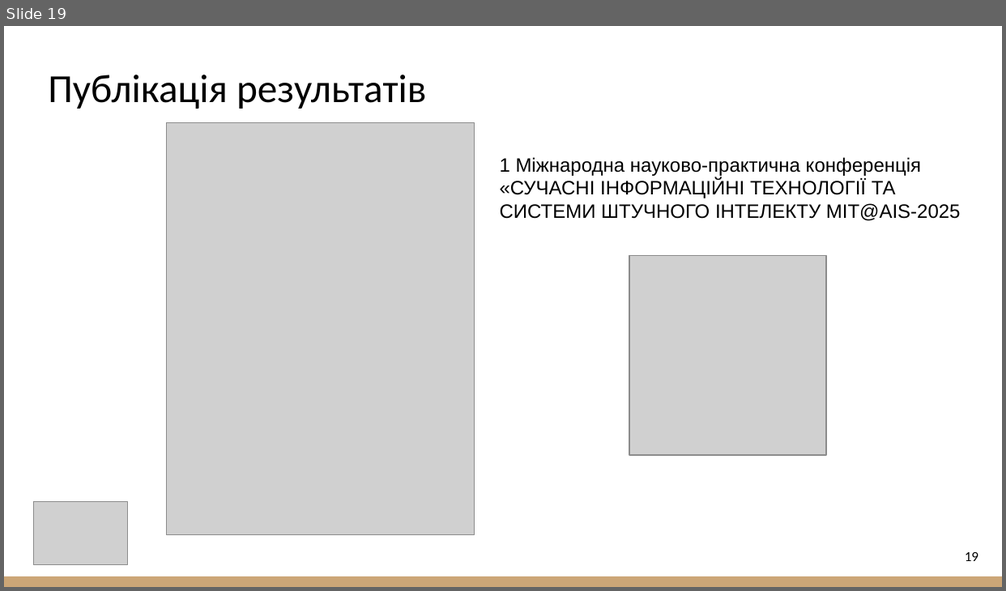
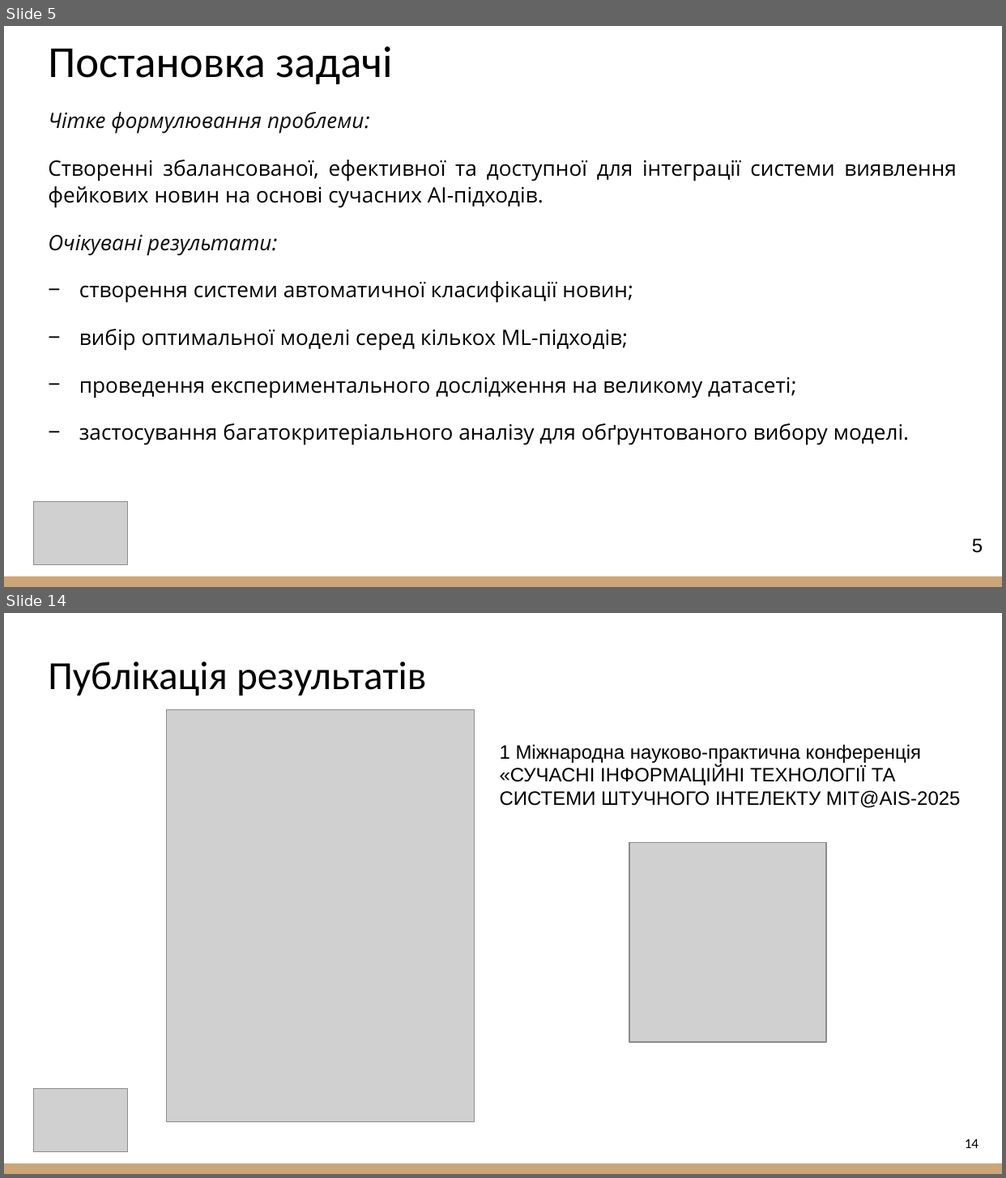
Before and after one commit to Wind6365/fake_news_detector_archive, a slide deck: 2025_М_ПІ_ІПЗм-23-1_Шагун_А_С.pptx. Shown one above the other, each under a label of ours: slide 19 before the commit, slides 5 and 14 after it; the slides between them are not shown. The pictures are 1006x591 and 1006x1178 pixels, drawn with LibreOffice and Linux fonts; fonts in the diff are those of the drawing; grey boxes stand for pictures. Boxes give left, top, right and bottom in pixels: in the first picture for what was removed or moved away, otherwise in the second. Text is boxed around its words. In the diff, an @@ line names an element or a change of style, - is before the commit and + after.

```diff
--- a/2025_М_ПІ_ІПЗм-23-1_Шагун_А_С.pptx
+++ b/2025_М_ПІ_ІПЗм-23-1_Шагун_А_С.pptx
@@ slide 5 added at (4,26,1002,587), background #FFFFFF; not listed: 1 template element that a slide beside it also shows @@
@@ title added at (48,46,392,84), 32 pt, text #000000 @@
+Постановка задачі
@@ text added at (48,112,957,446), 15.3 pt, text #000000 @@
+Чітке формулювання проблеми:
+Створенні збалансованої, ефективної та доступної для інтеграції системи виявлення фейкових новин на основі сучасних AI-підходів.
+Очікувані результати:
+− створення системи автоматичної класифікації новин;
+− вибір оптимальної моделі серед кількох ML-підходів;
+− проведення експериментального дослідження на великому датасеті;
+− застосування багатокритеріального аналізу для обґрунтованого вибору моделі.
@@ picture added at (33,502,127,566) @@
@@ page number added at (972,539,982,553), 14 pt, text #000000 @@
+5
@@ what was slide 19 is now slide 14 @@
@@ page number at (965,1139,978,1148): text changed @@
-19
+14
```
Also in this commit, not shown: 4 slides changed, 9 other slides added, 15 slides removed.
